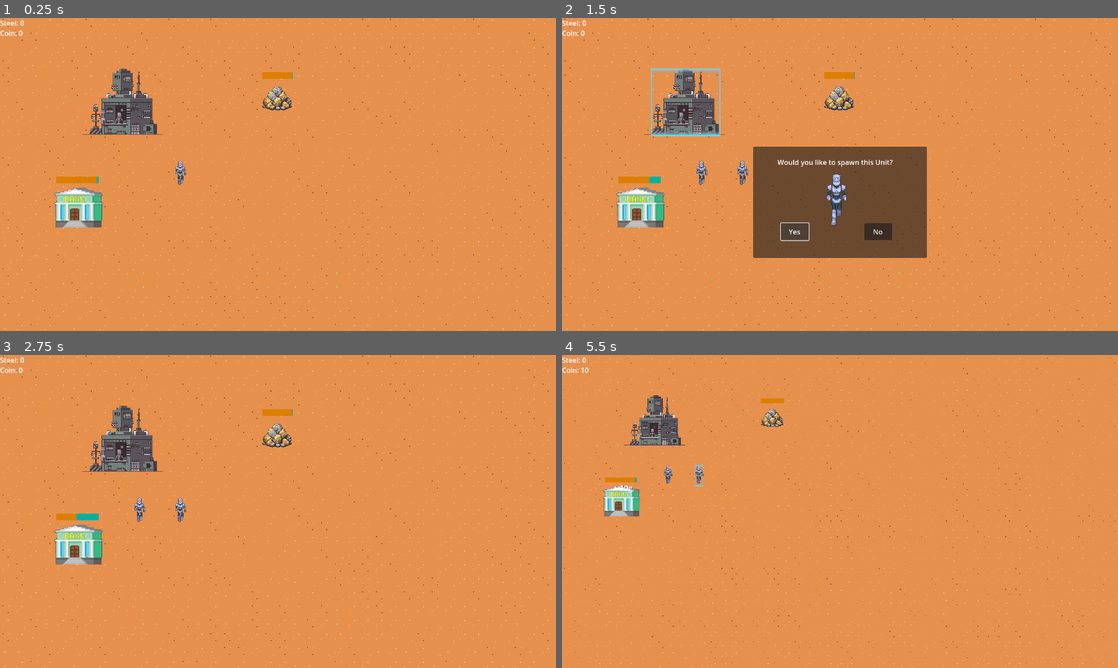
Above: before the commit, frames 1-4 (two rows, left to right).
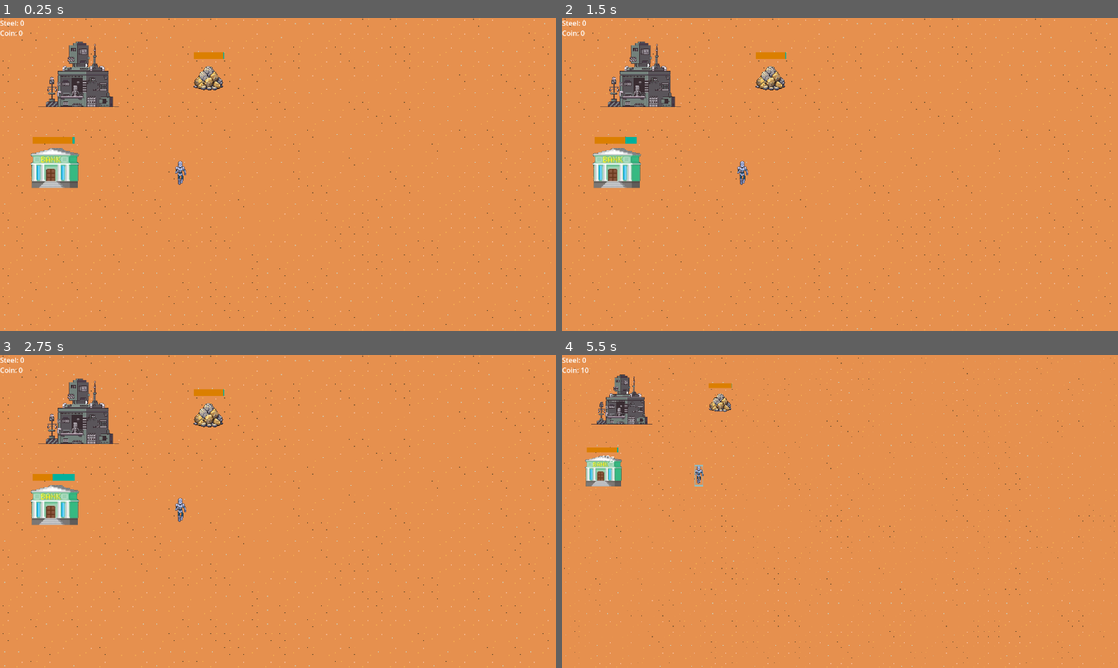
Above: after the commit, the same moments.

Repository: miicchhii/fhtw-sepj
Game: Godot game, scene res://scenes/world/world.tscn
Two runs of this game, one before a commit and one after it. Both use one fixed random seed, a clock stepped at 60 frames per second and the inputs below.
Inputs (mouse positions are in pixels of both pictures, inside the frame that each line leads up to):
- Up to frame 1 (0.25 s): no input
- Up to frame 2 (1.5 s): tap Enter at 0.5 s; drag from (684, 108) to (840, 99) at 0.52 s; click (795, 230) at 1.25 s, where only the run before the commit has a clickable "Yes"
- Up to frame 3 (2.75 s): click (316, 567) at 2 s, where only the run before the commit has a clickable "No"
- Up to frame 4 (5.5 s): tap Space at 2.75 s; drag from (728, 527) to (840, 436) at 2.77 s; move the mouse to (895, 442) at 3.52 s; hold Right (ui_right) 3.53-4.25 s; tap Mouse wheel down (WheelDown) at 3.6 s; drag from (812, 574) to (673, 464) at 4.27 s; move the mouse to (1006, 558) at 5.02 s; hold Left (ui_left) from 5.03 s (still down); hold 2 (policy_chase) from 5.03 s (still down)

The runs differ from the first frame. In frame 1, 6.2% of the frame differs, in the area x 5-53%, y 7-67%; in frame 2, 18%, in the area x 5-66%, y 7-77%; in frame 3, 6.3%; in frame 4, 3.7%.

Commit message:
Unit Cost
added unit cost of 10 coins for the rts unit

Diff:
--- a/game/scenes/buildings/robo_shop.tscn
+++ b/game/scenes/buildings/robo_shop.tscn
@@ -4,7 +4,7 @@
 [ext_resource type="Texture2D" uid="uid://dd34kh8itbmb5" path="res://RTSAssets/robo_shop.png" id="1_pitd8"]
 
 [sub_resource type="RectangleShape2D" id="RectangleShape2D_fciky"]
-size = Vector2(96, 77)
+size = Vector2(87, 94)
 
 [sub_resource type="StyleBoxFlat" id="StyleBoxFlat_tf0sc"]
 bg_color = Color(0.6, 0.6, 0.6, 0)
@@ -20,7 +20,7 @@
 script = ExtResource("1_fciky")
 
 [node name="CollisionShape2D" type="CollisionShape2D" parent="."]
-position = Vector2(-1, -38.5)
+position = Vector2(-0.5, -47)
 shape = SubResource("RectangleShape2D_fciky")
 
 [node name="RoboShop" type="Sprite2D" parent="."]
--- a/game/scenes/world/world.tscn
+++ b/game/scenes/world/world.tscn
@@ -119,16 +119,16 @@
 position = Vector2(-1, 12)
 
 [node name="Ressource" parent="Objects" instance=ExtResource("6_t5ptc")]
-position = Vector2(639, 208)
+position = Vector2(481, 161.99998)
 scale = Vector2(4.92, 4.92)
 
 [node name="coinHouse" parent="Objects" instance=ExtResource("7_j2gmx")]
-position = Vector2(177.00002, 476.00003)
+position = Vector2(122.00001, 385.00003)
 scale = Vector2(5.08, 5.08)
 
 [node name="Houses" type="Node2D" parent="."]
 y_sort_enabled = true
 
 [node name="robo_shop" parent="Houses" instance=ExtResource("7_bq33v")]
-position = Vector2(285, 274)
+position = Vector2(184, 211.00002)
 scale = Vector2(1.6039534, 1.6039534)
--- a/game/scripts/buildings/robo_shop.gd
+++ b/game/scripts/buildings/robo_shop.gd
@@ -4,6 +4,7 @@
 @onready var select = get_node("Selected")
 var Selected = false
 
+var unitCost = 10
 
 func _process(delta):
 	select.visible = Selected
--- a/game/scripts/global/spawn_unit.gd
+++ b/game/scripts/global/spawn_unit.gd
@@ -4,6 +4,11 @@
 var housePos = Vector2(300,300)
 
 func _on_yes_pressed() -> void:
+	var unitCost = 10
+	if Global.Coin < unitCost:
+		return
+	Global.Coin -= unitCost
+
 	var rng = RandomNumberGenerator.new()
 	rng.randomize()
 	var randomPosX = rng.randi_range(-100,100)
